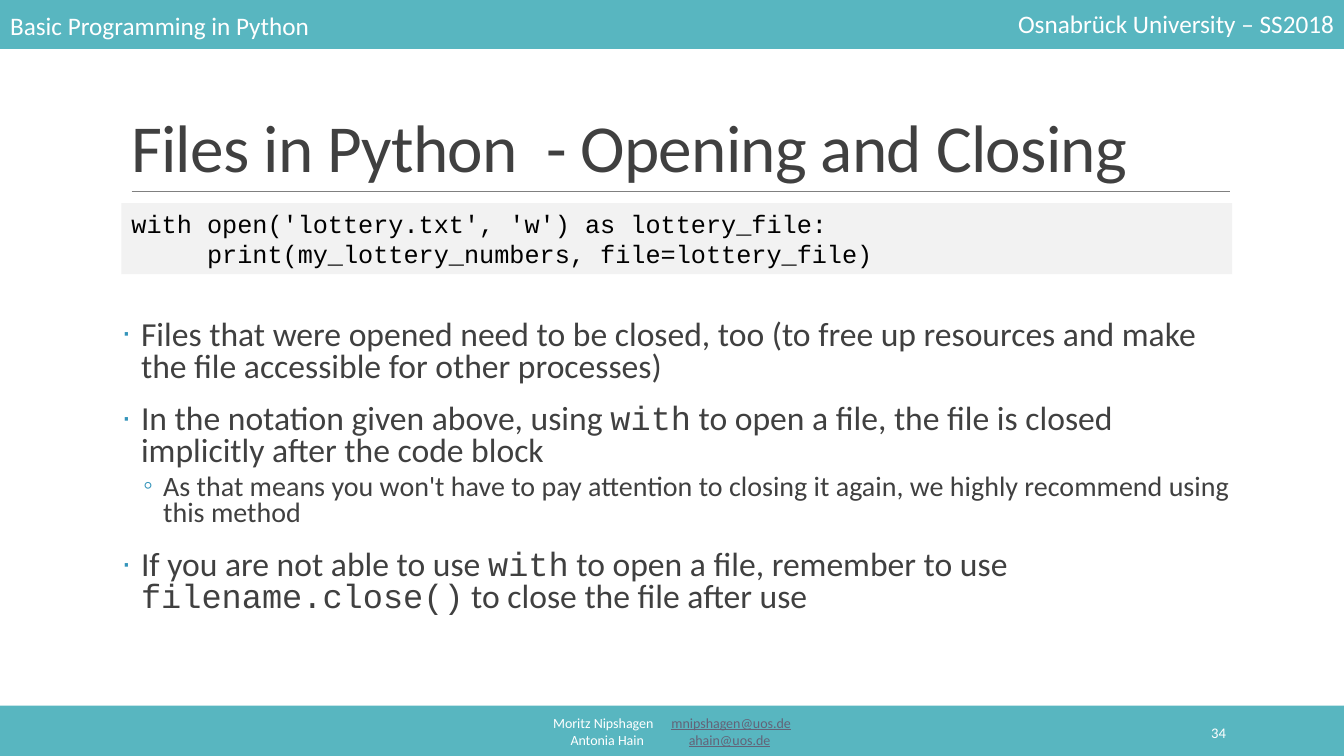
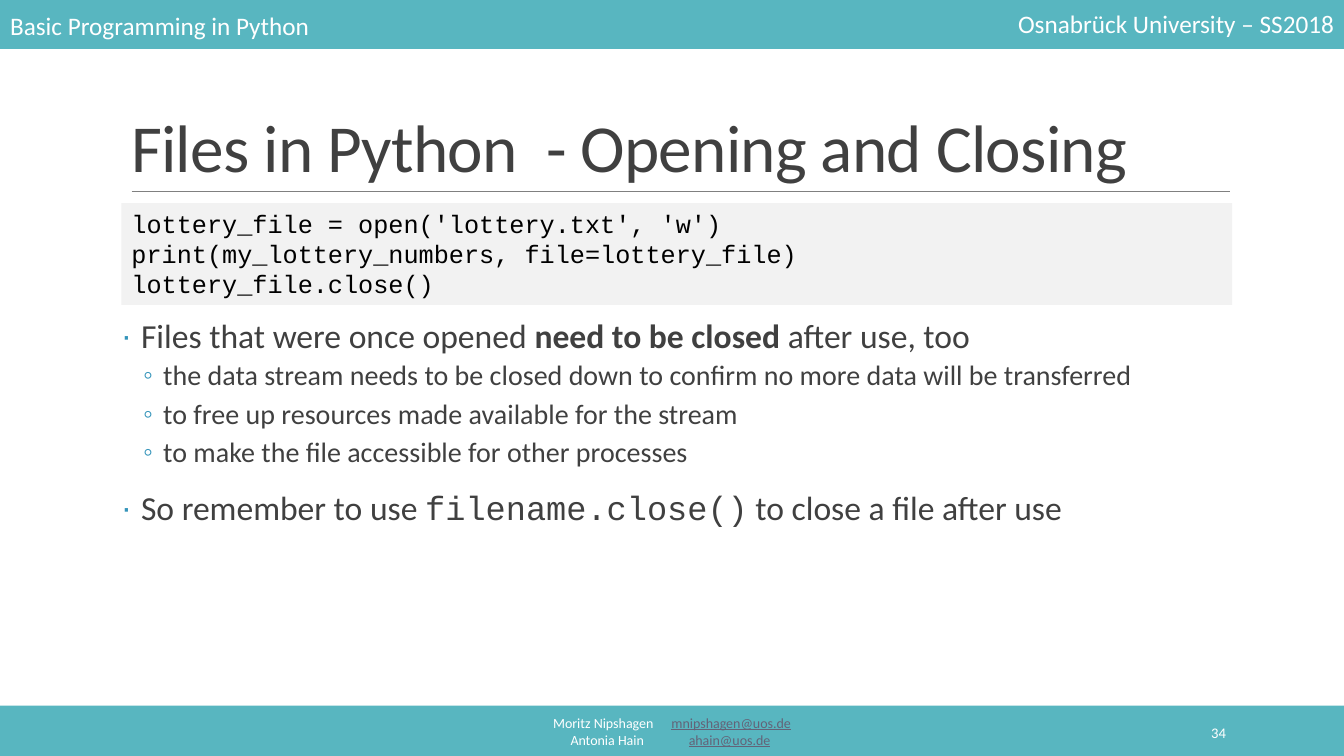
Before and after one commit to mnipshagen/monty, a slide deck: slide 34 of 2018/06/06_Sorting_and_IO.pptx. Drawn at 1344x756 pixels with LibreOffice and Linux fonts; fonts in the diff are those of the drawing. Boxes give left, top, right and bottom in pixels: in the first picture for what was removed or moved away, otherwise in the second. Text is boxed around its words. In the diff, an @@ line names an element or a change of style, - is before the commit and + after.

```diff
--- a/2018/06/06_Sorting_and_IO.pptx
+++ b/2018/06/06_Sorting_and_IO.pptx
@@ rectangle "lottery_file = open('lottery.txt', 'w')": place and size @@
-rectangle "lottery_file = open('lottery.txt', 'w')" at <box>121,203,1232,274</box>
+rectangle "lottery_file = open('lottery.txt', 'w')" at <box>121,203,1232,304</box>
@@ text in rectangle at <box>131,214,721,239</box>: text changed @@
-with open('lottery.txt', 'w') as lottery_file:
+lottery_file = open('lottery.txt', 'w')
@@ text in rectangle at <box>131,275,433,299</box>: paragraph added @@
+lottery_file.close()
@@ text at <box>141,324,1131,527</box>: text changed; size 24 to 20 pt @@
-· Files that were opened need to be closed, too (to free up resources and make the file accessible for other processes)
-· In the notation given above, using with to open a file, the file is closed implicitly after the code block
-  ◦ As that means you won't have to pay attention to closing it again, we highly recommend using this method
-· If you are not able to use with to open a file, remember to use filename.close() to close the file after use
+· Files that were once opened need to be closed after use, too
+  ◦ the data stream needs to be closed down to confirm no more data will be transferred
+  ◦ to free up resources made available for the stream
+  ◦ to make the file accessible for other processes
+· So remember to use filename.close() to close a file after use
```
Also in this commit, not shown: 22 other slides changed, 12 slides added, 2 slides removed.
